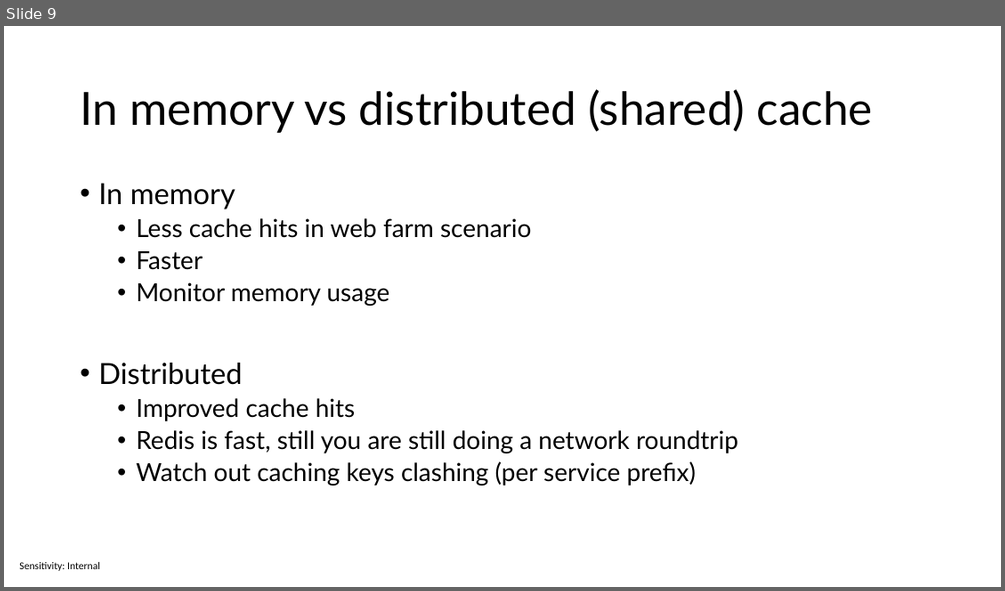
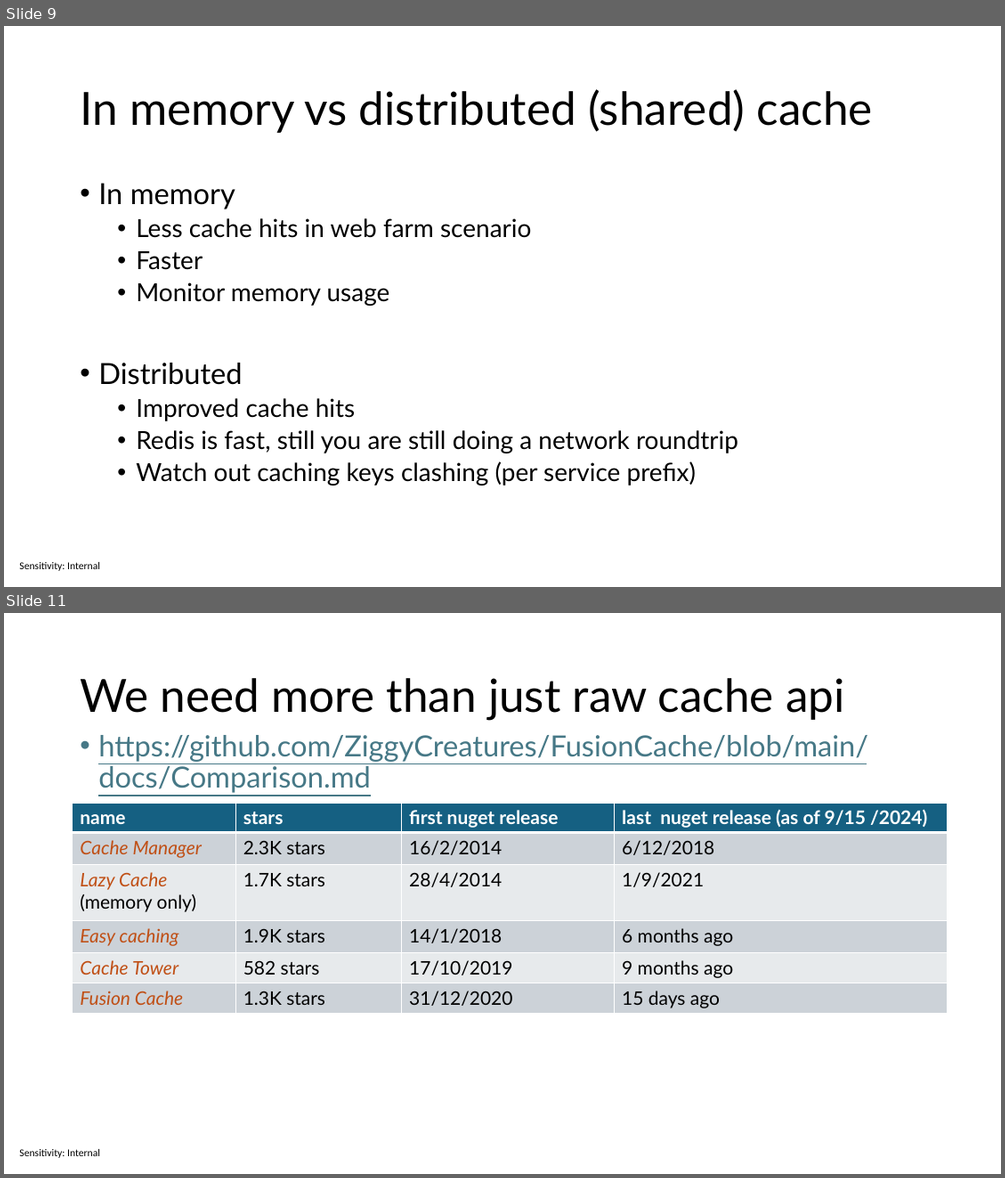
Before and after one commit to sabbadino/cache-like-a-pro-fusion-cache, a slide deck: cache-like-a-pro.pptx. Shown one above the other, each under a label of ours: slide 9 before the commit, slides 9 and 11 after it; the slides between them are not shown. The pictures are 1005x591 and 1005x1178 pixels, drawn with LibreOffice and Linux fonts; fonts in the diff are those of the drawing. Boxes give left, top, right and bottom in pixels: in the first picture for what was removed or moved away, otherwise in the second. Text is boxed around its words. In the diff, an @@ line names an element or a change of style, - is before the commit and + after.

```diff
--- a/cache-like-a-pro.pptx
+++ b/cache-like-a-pro.pptx
@@ slide 11 added at (4, 613, 1001, 1174), background #FFFFFF; not listed: 1 template element that a slide beside it also shows @@
@@ title added at (80, 678, 845, 720), 44 pt, text #000000 @@
+We need more than just raw cache api
@@ text added at (98, 735, 868, 793), 28 pt, text #467886, underline @@
+• https://github.com/ZiggyCreatures/FusionCache/blob/main/docs/Comparison.md
@@ table added at (73, 803, 947, 1013), 6 rows, 4 columns @@
+name | stars | first nuget release | last nuget release (as of 9/15 /2024)
+Cache Manager | 2.3K stars | 16/2/2014 | 6/12/2018
+Lazy Cache (memory only) | 1.7K stars | 28/4/2014 | 1/9/2021
+Easy caching | 1.9K stars | 14/1/2018 | 6 months ago
+Cache Tower | 582 stars | 17/10/2019 | 9 months ago
+Fusion Cache | 1.3K stars | 31/12/2020 | 15 days ago
```
Also in this commit, not shown: 6 slides changed, 1 other slide added, 1 slide removed.
